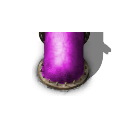
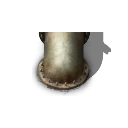
Before/after of a (128, 128) layered artwork. What changed in the layer stack:
pixels changed over [41, 32, 84, 84] (layer not identified)
